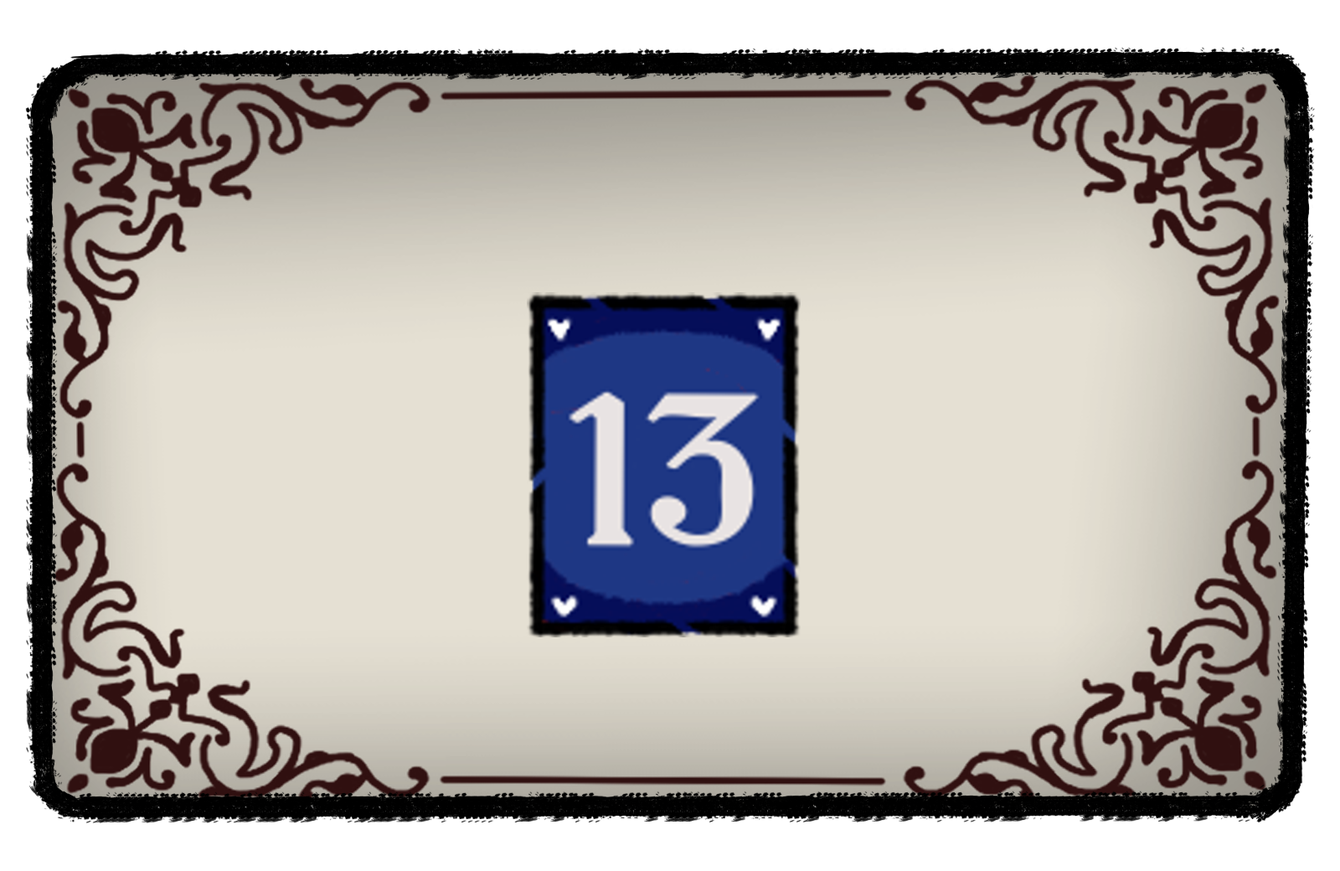
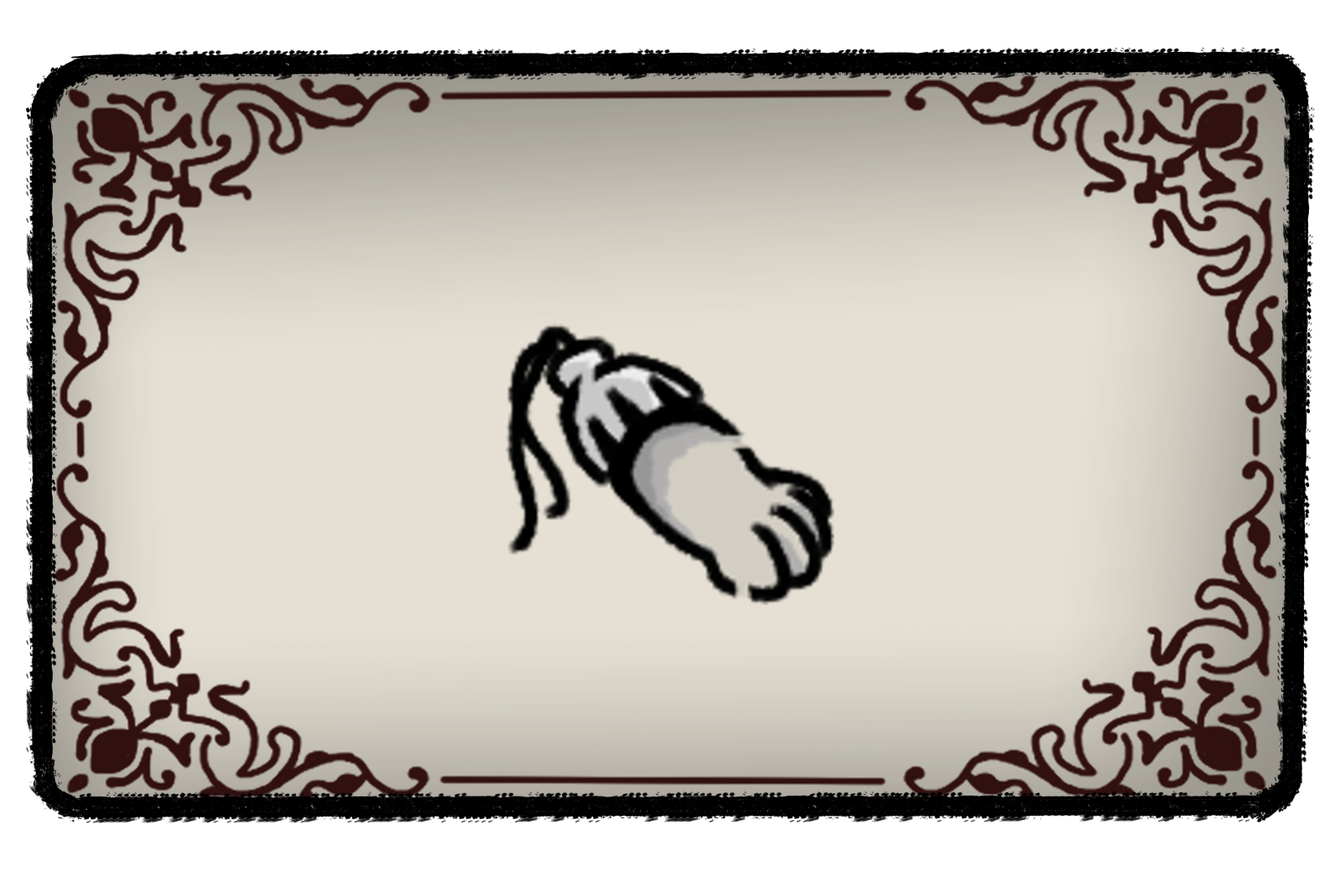
Two versions of the same layered image (1340 × 871). Layer-by-layer changes:
added group "Copiar de Agrupar 17" with 1 layers above "Agrupar 17" over (505, 321, 835, 638)
added layer "pe_de_coelho.png" in group "Copiar de Agrupar 17" over (505, 321, 835, 638)
hid group "Card 13" (3 layers) over (505, 292, 805, 638)
painted on "carta_13.png" (2nd of 2, in "Card 13") over (505, 292, 805, 638)
painted on "Pintar camada 15" over (505, 292, 835, 638)
painted on "Background" over (505, 292, 835, 638)
